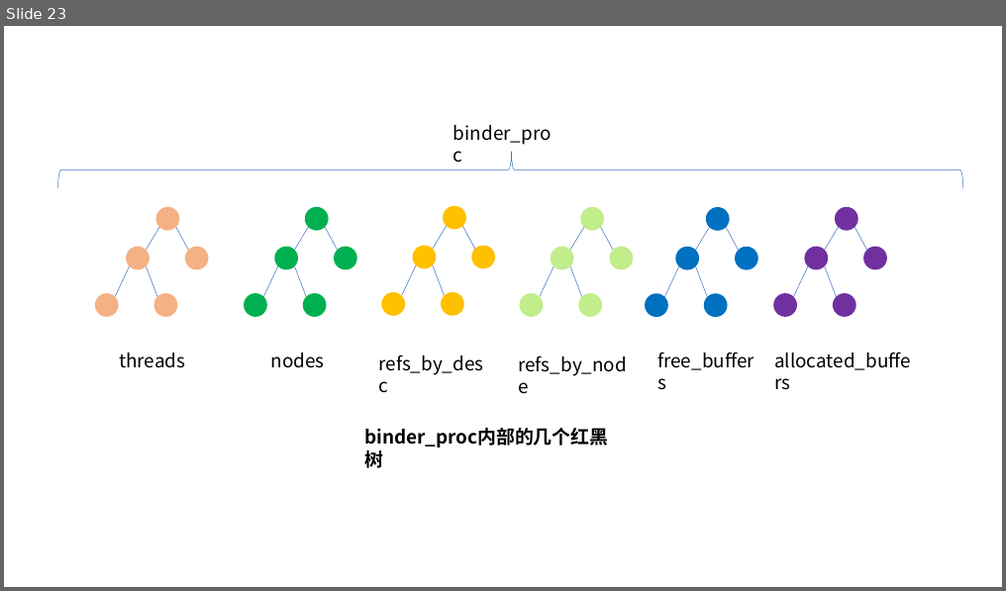
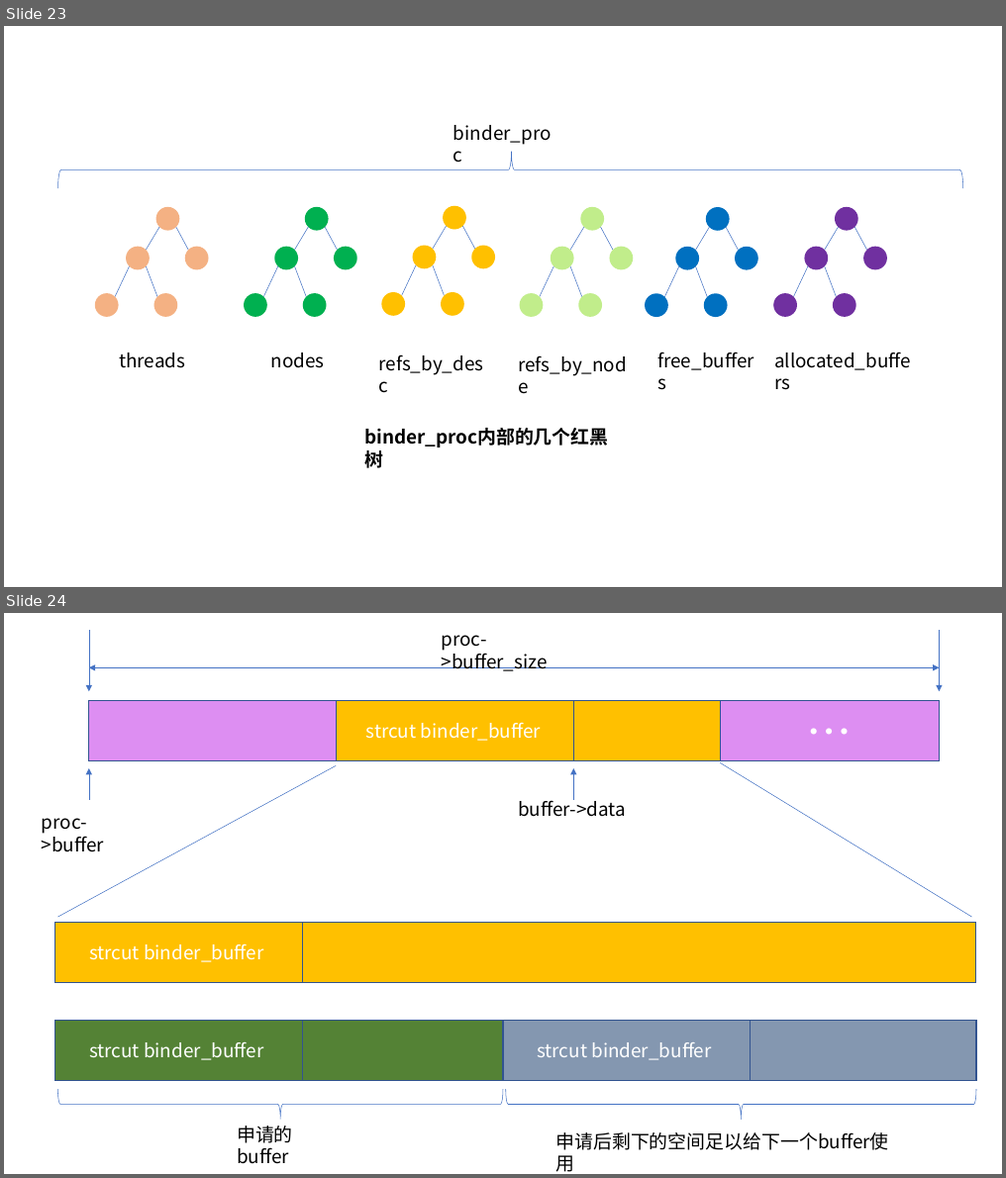
Before and after one commit to lihaoAd/Note, a slide deck: android/binder/binder.pptx. Shown one above the other, each under a label of ours: slide 23 before the commit, slides 23 and 24 after it. The pictures are 1006x591 and 1006x1178 pixels, drawn with LibreOffice and Linux fonts; fonts in the diff are those of the drawing. Boxes give left, top, right and bottom in pixels: in the first picture for what was removed or moved away, otherwise in the second. Text is boxed around its words. In the diff, an @@ line names an element or a change of style, - is before the commit and + after.

```diff
--- a/android/binder/binder.pptx
+++ b/android/binder/binder.pptx
@@ slide 24 added at box(4, 613, 1002, 1174), background #FFFFFF @@
@@ arrow added from (89, 630) to (89, 691), #4472C4 0.5 pt @@
@@ text added at box(442, 635, 548, 671), 18 pt, text #000000 @@
+proc->buffer_size
@@ arrow added from (939, 630) to (939, 691), #4472C4 0.5 pt @@
@@ double arrow added from (89, 667) to (939, 667), #4472C4 0.5 pt @@
@@ rectangle added at box(89, 701, 337, 761), fill #DD8EF2, outline #325491 1 pt @@
@@ rectangle added at box(336, 701, 574, 761), fill #FFC000, outline #325491 1 pt, 18 pt, text #FFFFFF @@
+strcut binder_buffer
@@ rectangle added at box(573, 701, 721, 761), fill #FFC000, outline #325491 1 pt @@
@@ rectangle added at box(721, 701, 940, 761), fill #DD8EF2, outline #325491 1 pt, 44 pt, text #FFFFFF @@
+…
@@ line added from (336, 765) to (57, 917), #4472C4 0.5 pt @@
@@ arrow added from (89, 799) to (89, 768), #4472C4 0.5 pt @@
@@ arrow added from (573, 799) to (573, 768), #4472C4 0.5 pt @@
@@ line added from (721, 762) to (972, 917), #4472C4 0.5 pt @@
@@ text added at box(42, 818, 104, 853), 18 pt, text #000000 @@
+proc->buffer
@@ text added at box(518, 797, 626, 817), 18 pt, text #000000 @@
+buffer->data
@@ rectangle added at box(54, 923, 302, 983), fill #FFC000, outline #325491 1 pt, 18 pt, text #FFFFFF @@
+strcut binder_buffer
@@ rectangle added at box(302, 923, 976, 983), fill #FFC000, outline #325491 1 pt @@
@@ rectangle added at box(54, 1020, 302, 1080), fill #548235, outline #325491 1 pt, 18 pt, text #FFFFFF @@
+strcut binder_buffer
@@ rectangle added at box(302, 1020, 503, 1080), fill #548235, outline #325491 1 pt @@
@@ rectangle added at box(503, 1020, 750, 1080), fill #8497B0, outline #325491 1 pt, 18 pt, text #FFFFFF @@
+strcut binder_buffer
@@ rectangle added at box(750, 1020, 976, 1080), fill #8497B0, outline #325491 1 pt @@
@@ left brace added at box(57, 1089, 503, 1120), outline #4472C4 0.5 pt @@
@@ left brace added at box(505, 1089, 976, 1120), outline #4472C4 0.5 pt @@
@@ text added at box(237, 1126, 293, 1164), 18 pt, text #000000 @@
+申请的buffer
@@ text added at box(555, 1133, 888, 1151), 18 pt, text #000000 @@
+申请后剩下的空间足以给下一个buffer使用
```
Also in this commit, not shown: 1 other slide added, 9 other files.
